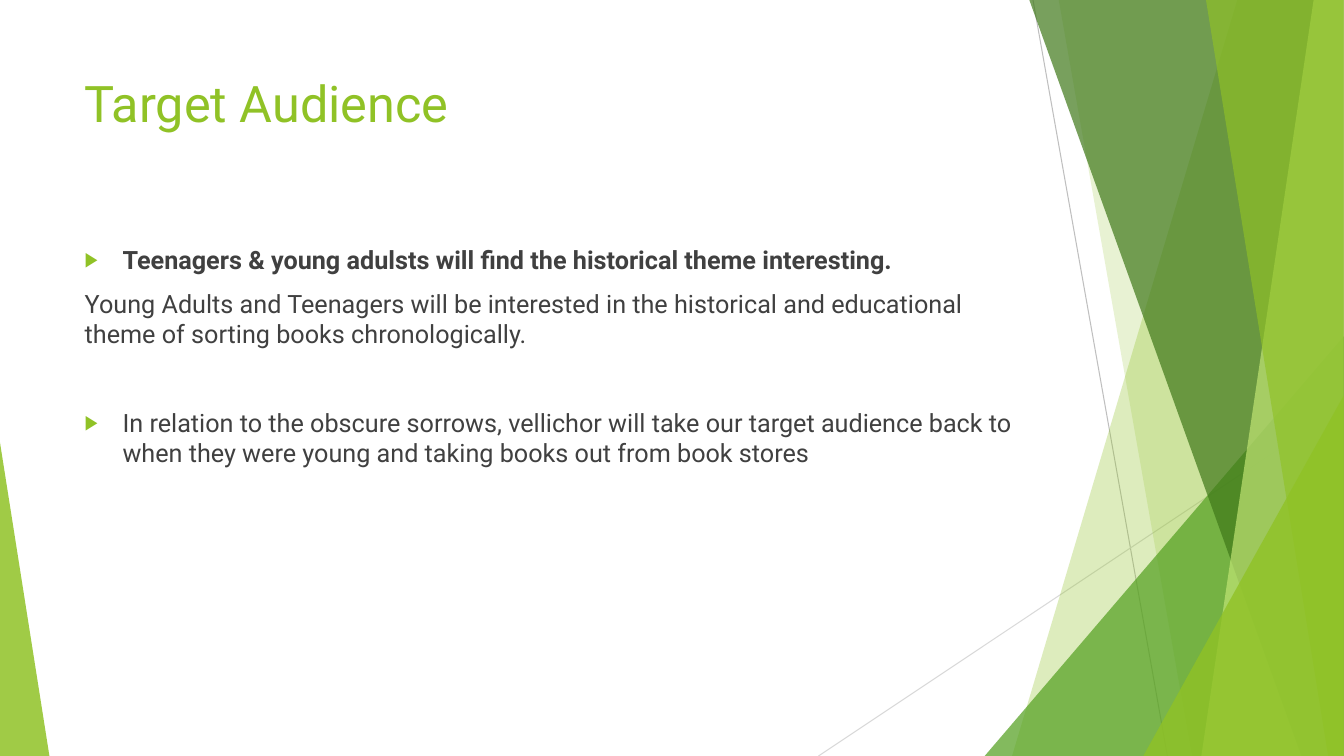
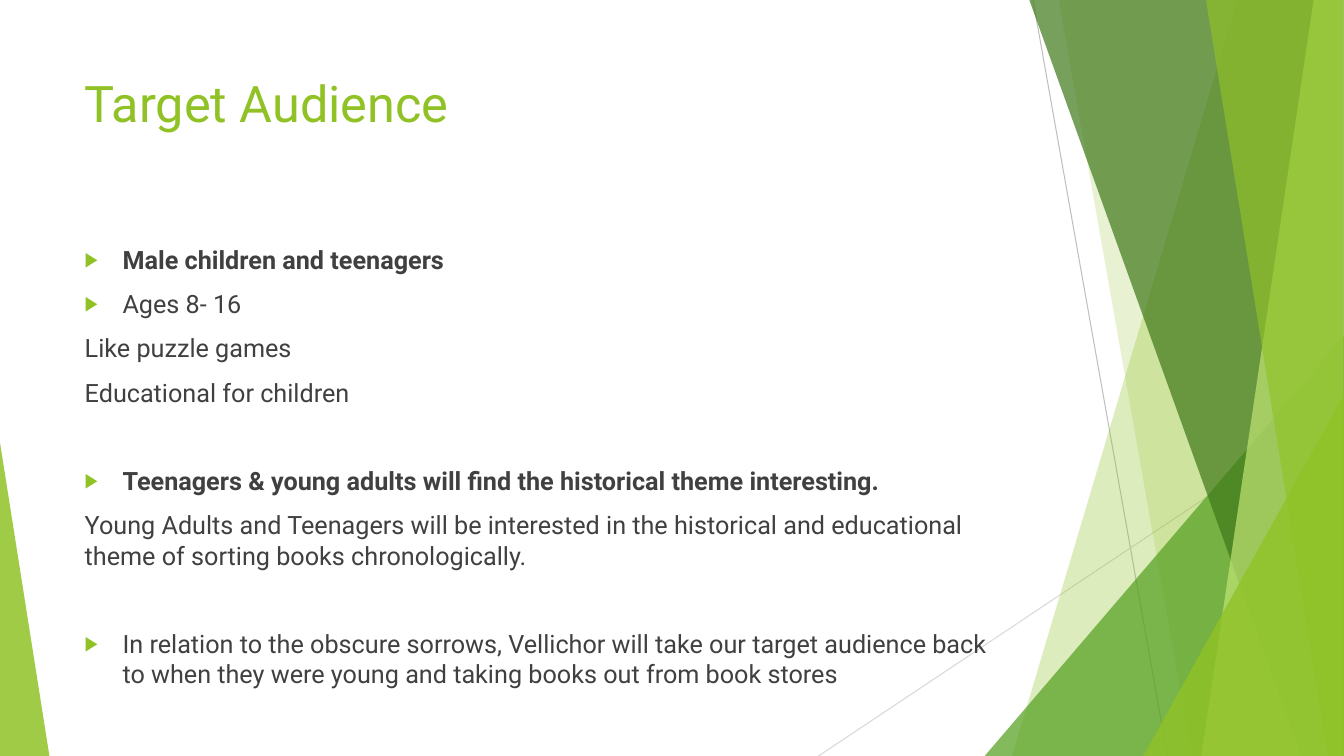
Before and after one commit to UoSGamesGroups/first-semester-l4-5-group-14, a slide deck: slide 3 of Group 14.pptx. Drawn at 1344x756 pixels with LibreOffice and Linux fonts; fonts in the diff are those of the drawing. Boxes give left, top, right and bottom in pixels: in the first picture for what was removed or moved away, otherwise in the second. Text is boxed around its words. In the diff, an @@ line names an element or a change of style, - is before the commit and + after.

Commit message:
Changed target audience slide

```diff
--- a/Group 14.pptx
+++ b/Group 14.pptx
@@ text at [85, 250, 879, 496]: text changed @@
-▶ Teenagers & young adulsts will find the historical theme interesting.
+▶ Male children and teenagers
+▶ Ages 8- 16
+Like puzzle games
+Educational for children
+▶ Teenagers & young adults will find the historical theme interesting.
@@ text at [123, 634, 986, 689]: text changed @@
-▶ In relation to the obscure sorrows, vellichor will take our target audience back to when they were young and taking books out from book stores
+▶ In relation to the obscure sorrows, Vellichor will take our target audience back to when they were young and taking books out from book stores
```
Also in this commit, not shown: 1 other slide changed.
